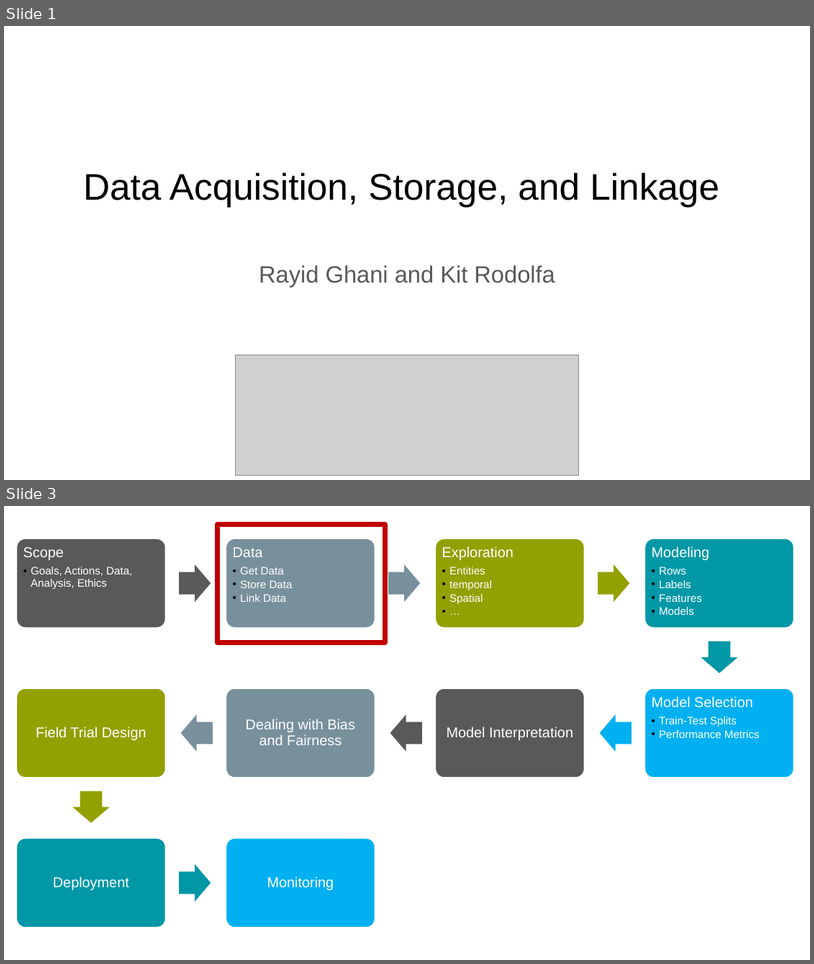
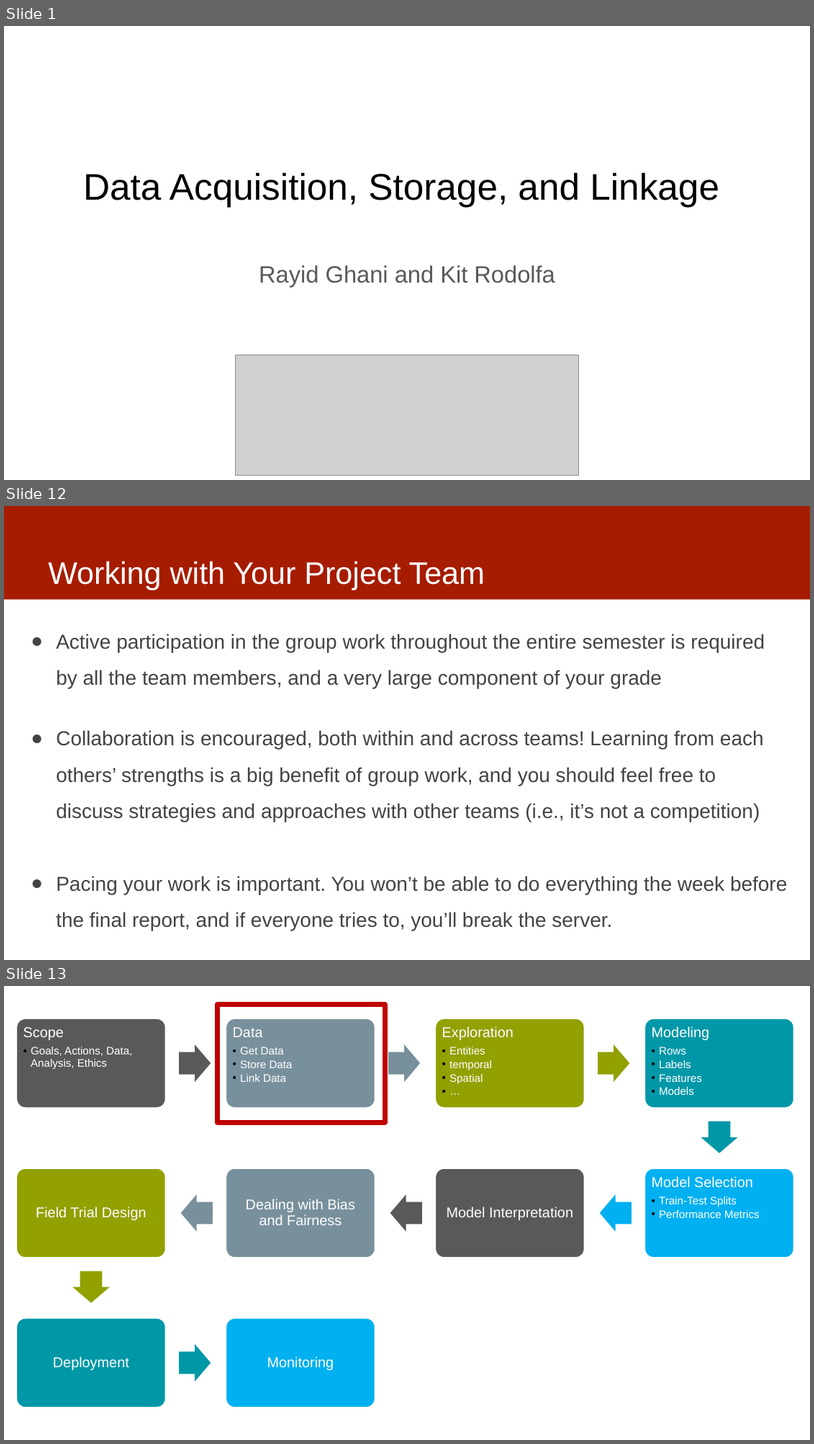
Before and after one commit to dssg/MLinPractice, a slide deck: Lectures/Lecture3-Data.pptx. Shown one above the other, each under a label of ours: slides 1 and 3 before the commit, slides 1, 12 and 13 after it; the slides between them are not shown. The pictures are 814x964 and 814x1444 pixels, drawn with LibreOffice and Linux fonts; fonts in the diff are those of the drawing; grey boxes stand for pictures. Boxes give left, top, right and bottom in pixels: in the first picture for what was removed or moved away, otherwise in the second. Text is boxed around its words. In the diff, an @@ line names an element or a change of style, - is before the commit and + after.

```diff
--- a/Lectures/Lecture3-Data.pptx
+++ b/Lectures/Lecture3-Data.pptx
@@ slide 12 added at [4, 506, 810, 960], background #FFFFFF @@
@@ rectangle added at [4, 506, 810, 599], fill #A61C00 @@
@@ title added at [48, 561, 485, 590], 37 pt, text #FFFFFF @@
+Working with Your Project Team
@@ text added at [56, 633, 787, 930], 24 pt, text #434343 @@
+● Active participation in the group work throughout the entire semester is required by all the team members, and a very large component of your grade
+● Collaboration is encouraged, both within and across teams! Learning from each others’ strengths is a big benefit of group work, and you should feel free to discuss strategies and approaches with other teams (i.e., it’s not a competition)
+● Pacing your work is important. You won’t be able to do everything the week before the final report, and if everyone tries to, you’ll break the server.
@@ what was slide 3 is now slide 13 @@
```
Also in this commit, not shown: 3 slides changed, 9 other slides added.
